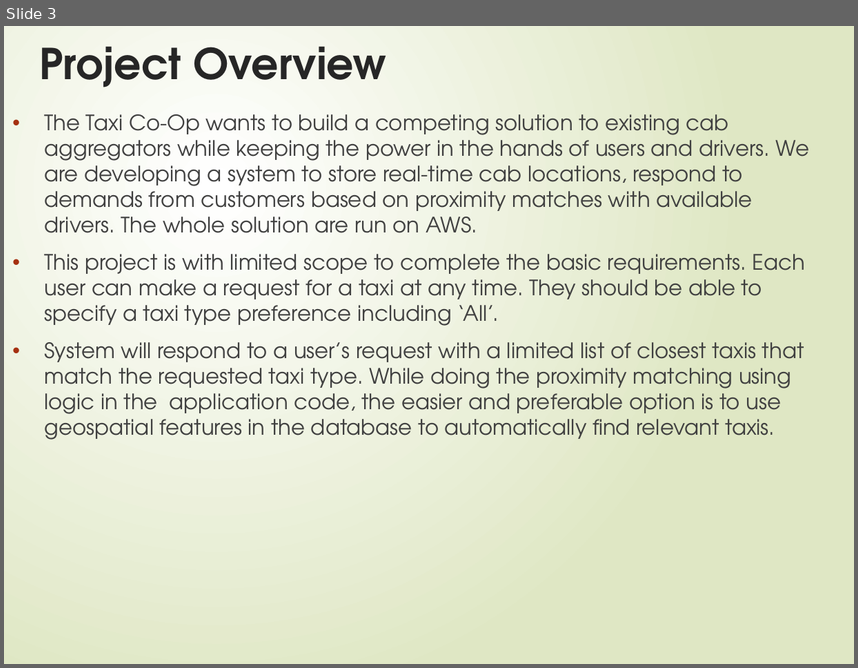
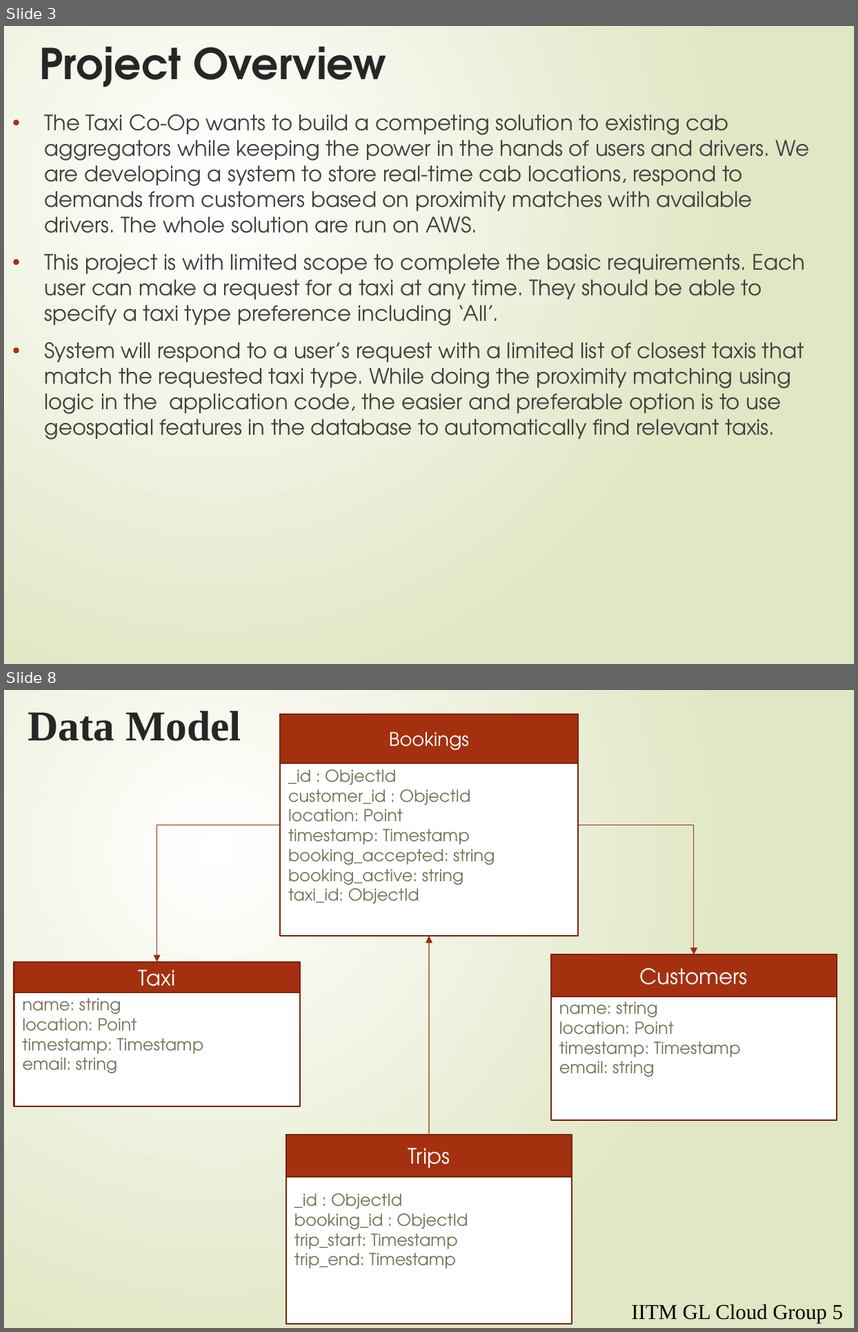
Before and after one commit to smitagarg1/Taxi-Agg_Final-Submission, a slide deck: GLTaxiAgg-BookingandTracking System.pptx. Shown one above the other, each under a label of ours: slide 3 before the commit, slides 3 and 8 after it; the slides between them are not shown. The pictures are 858x668 and 858x1332 pixels, drawn with LibreOffice and Linux fonts; fonts in the diff are those of the drawing. Boxes give left, top, right and bottom in pixels: in the first picture for what was removed or moved away, otherwise in the second. Text is boxed around its words. In the diff, an @@ line names an element or a change of style, - is before the commit and + after.

```diff
--- a/GLTaxiAgg-BookingandTracking System.pptx
+++ b/GLTaxiAgg-BookingandTracking System.pptx
@@ slide 8 added at (x1=4, y1=690, x2=854, y2=1328), background gradient #FFFFFF to #DFE8C4 @@
@@ title added at (x1=27, y1=711, x2=241, y2=741), 36 pt, text #262626, bold @@
+Data Model
@@ rectangle added at (x1=280, y1=713, x2=579, y2=936), fill #FFFFFF, outline #7A240C 1.25 pt, 14 pt, text #766F54 @@
+_id : ObjectId
+customer_id : ObjectId
+location: Point
+timestamp: Timestamp
+booking_accepted: string
+booking_active: string
+taxi_id: ObjectId
@@ rectangle added at (x1=280, y1=713, x2=579, y2=763), fill #A53010, outline #7A240C 1.25 pt, 16 pt, text #FFFFFF @@
+Bookings
@@ elbow arrow added from (280, 825) to (157, 962), #9E2E0F 0.75 pt @@
@@ elbow arrow added from (578, 825) to (694, 954), #9E2E0F 0.75 pt @@
@@ arrow added from (429, 1134) to (429, 936), #9E2E0F 0.75 pt @@
@@ rectangle added at (x1=550, y1=954, x2=836, y2=1120), fill #FFFFFF, outline #7A240C 1.25 pt, 14 pt, text #766F54 @@
+name: string
+location: Point
+timestamp: Timestamp
+email: string
@@ rectangle added at (x1=550, y1=954, x2=836, y2=996), fill #A53010, outline #7A240C 1.25 pt, 18 pt, text #FFFFFF @@
+Customers
@@ rectangle added at (x1=14, y1=962, x2=300, y2=1107), fill #FFFFFF, outline #7A240C 1.25 pt, 14 pt, text #766F54 @@
+name: string
+location: Point
+timestamp: Timestamp
+email: string
@@ rectangle added at (x1=14, y1=962, x2=300, y2=993), fill #A53010, outline #7A240C 1.25 pt, 18 pt, text #FFFFFF @@
+Taxi
@@ rectangle added at (x1=286, y1=1134, x2=572, y2=1323), fill #FFFFFF, outline #7A240C 1.25 pt, 14 pt, text #766F54 @@
+_id : ObjectId
+booking_id : ObjectId
+trip_start: Timestamp
+trip_end: Timestamp
@@ rectangle added at (x1=286, y1=1134, x2=572, y2=1176), fill #A53010, outline #7A240C 1.25 pt, 18 pt, text #FFFFFF @@
+Trips
@@ text added at (x1=631, y1=1303, x2=843, y2=1323), 18 pt, text #000000 @@
+IITM GL Cloud Group 5
```
Also in this commit, not shown: 8 slides changed, 3 other slides added, 14 slides removed, 2 other files.
